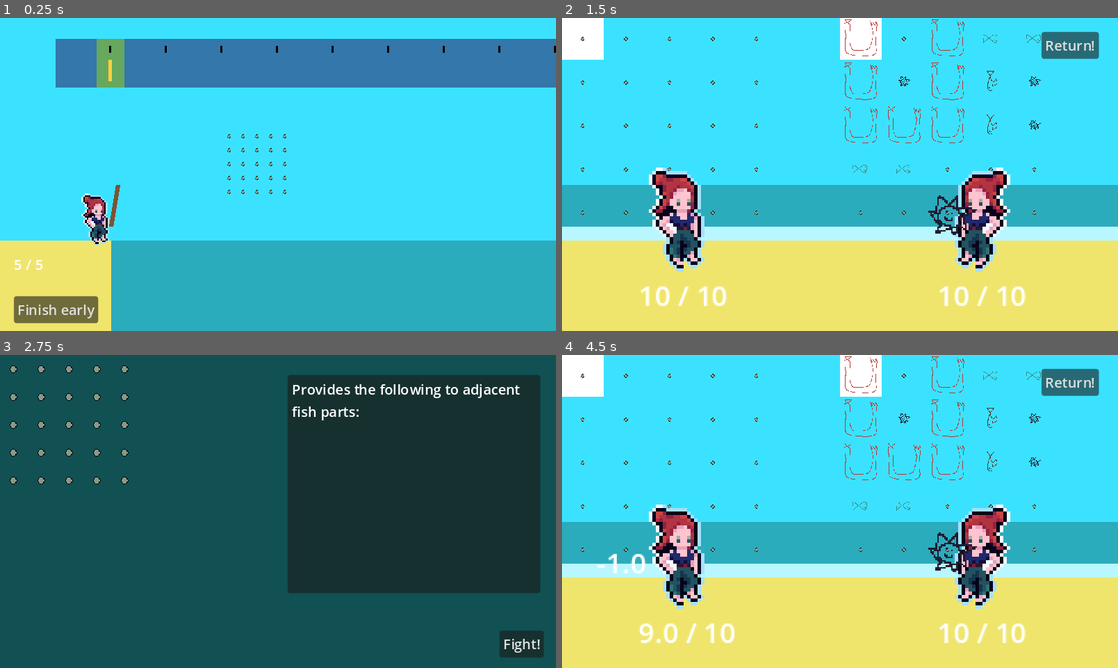
Above: before the commit, frames 1-4 (two rows, left to right).
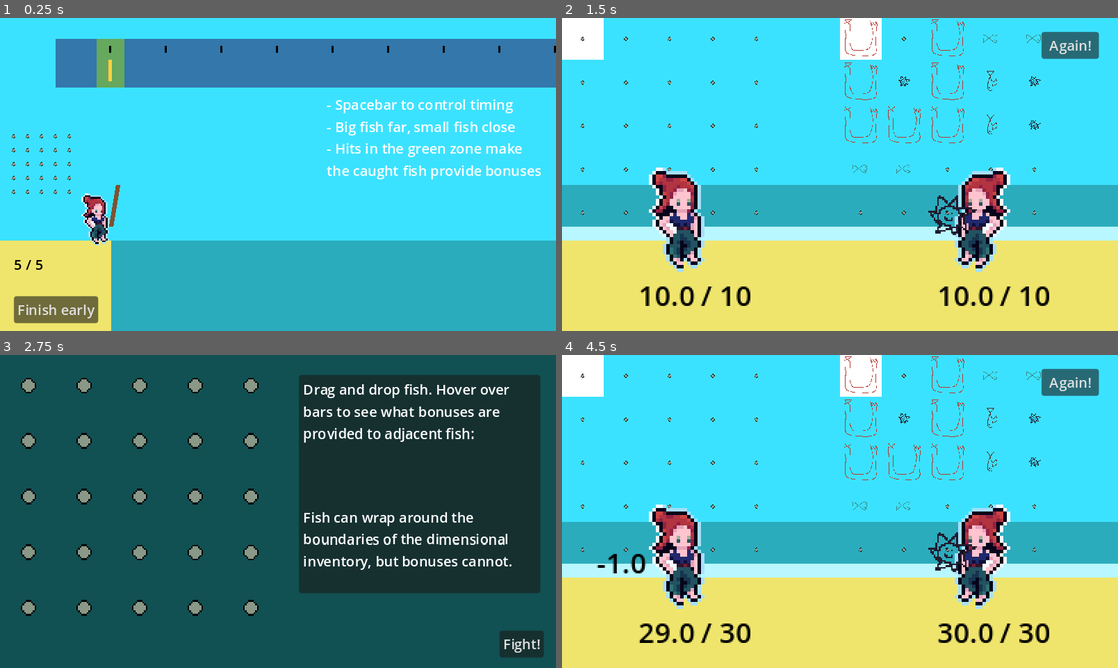
Above: after the commit, the same moments.

Repository: sandsq/fishfashionfight
Game: Godot game, scene res://fishing.tscn
Two runs of this game, one before a commit and one after it. Both use one fixed random seed, a clock stepped at 60 frames per second and the inputs below.
Inputs:
- Up to frame 1 (0.25 s): no input
- Up to frame 2 (1.5 s): click "Finish early" at 0.5 s; click "Fight!" at 1.25 s
- Up to frame 3 (2.75 s): click "Return!" (after the commit: "Again!") at 2 s
- Up to frame 4 (4.5 s): click "Fight!" at 2.75 s; click "Return!" (after the commit: "Again!") at 3.5 s; click "Fight!" at 4.25 s

The runs differ from the first frame. In frame 1, 2.3% of the frame differs, in the area x 2-98%, y 26-81%; in frame 2, 1.4%; in frame 3, 7.7%, in the area x 1-94%, y 3-84%; in frame 4, 1.8%.

Commit message:
Add damage amplication if a round of inventory is gone through to address potential stalemates

Diff:
--- a/battle.gd
+++ b/battle.gd
@@ -9,6 +9,8 @@
 var placeholder_texture = preload("res://assets/inventory_placeholder.png")
 var inventory_display_highlighter = null
 var enemy_inventory_display_highlighter = null
+var player_damage_mult = 1.0
+var enemy_damage_mult = 1.0
 
 @onready var inventory_display = $InventoryDisplay
 @onready var enemy_inventory_display = $EnemyInventoryDisplay
@@ -50,6 +52,7 @@
 		execute_actions(enemy, player, enemy_inventory_display, enemy_inventory_display_highlighter)
 
 
+
 func execute_actions(character, opponent, display, indicator):
 	var info_label_to_use = info_label if character.name == "Player" else enemy_info_label
 	var current_fish_ind = 0
@@ -61,8 +64,12 @@
 			for s in synergies_activated:
 				if s != {}:
 					info_label_to_use.text += str(s)
-
-			await character.draw_weapon(fish_part)
+			var damage_mult = 1.0
+			if character.name == "Player":
+				damage_mult = player_damage_mult
+			if character.name == "Enemy":
+				damage_mult = enemy_damage_mult
+			await character.draw_weapon(fish_part, damage_mult)
 			await character.attack(opponent.global_position + Vector2(50, 50))
 			character.weapon.texture = null
 			info_label_to_use.text = ""
@@ -71,6 +78,12 @@
 		await get_tree().create_timer(
 				character.character_stats.attack_speed).timeout
 		current_fish_ind += 1
+	if character.name == "Player":
+		player_damage_mult += 0.1
+		executing_player_attacks = false
+	if character.name == "Enemy":
+		enemy_damage_mult += 0.1
+		executing_enemy_attacks = false
 
 
 
@@ -98,5 +111,6 @@
 	return indicator
 
 func _on_button_pressed():
+	GS.level += 1
 	self.visible = false
 	previous_scene.visible = true
--- a/battle.tscn
+++ b/battle.tscn
@@ -77,19 +77,21 @@
 offset_top = 16.0
 offset_right = 618.0
 offset_bottom = 47.0
-text = "Return!"
+text = "Again!"
 
 [node name="InfoLabel" type="Label" parent="."]
 offset_left = 8.0
 offset_top = 335.0
 offset_right = 48.0
 offset_bottom = 358.0
+theme_override_colors/font_color = Color(0, 0, 0, 1)
 
 [node name="EnemyInfoLabel" type="Label" parent="."]
 offset_left = 384.0
 offset_top = 335.0
 offset_right = 424.0
 offset_bottom = 358.0
+theme_override_colors/font_color = Color(0, 0, 0, 1)
 
 [connection signal="pressed" from="Button" to="." method="_on_button_pressed"]
 
--- a/character.gd
+++ b/character.gd
@@ -18,6 +18,8 @@
 		weapon.set_position(Vector2(8, 0))
 	else:
 		weapon.set_position(Vector2(56, 0))
+	character_stats.current_health = character_stats.current_health
+	character_stats.max_health = character_stats.max_health
 
 func _process(_delta):
 	if Input.is_action_just_pressed("attack"):
@@ -25,8 +27,8 @@
 			print("dummy attack for testing purposes")
 			attack(Vector2(290, 150))
 
-func draw_weapon(fish_part, duration=0.25):
-	weapon.set_weapon_damage(fish_part.damage)
+func draw_weapon(fish_part, damage_mult = 1.0, duration=0.25):
+	weapon.set_weapon_damage(fish_part.damage * damage_mult)
 	weapon.set_position(Vector2(16, 32))
 	await get_tree().create_timer(duration).timeout
 	weapon.texture = fish_part.get_parent_fish().texture
--- a/character.tscn
+++ b/character.tscn
@@ -80,6 +80,7 @@
 offset_top = 64.0
 offset_right = 60.0
 offset_bottom = 87.0
+theme_override_colors/font_color = Color(0, 0, 0, 1)
 text = "10 / 10"
 
 [node name="DamageLabel" type="Label" parent="."]
@@ -87,6 +88,7 @@
 offset_top = 24.0
 offset_right = 4.0
 offset_bottom = 47.0
+theme_override_colors/font_color = Color(0, 0, 0, 1)
 
 [node name="AnimationPlayer" type="AnimationPlayer" parent="."]
 libraries = {
--- a/character_stats.gd
+++ b/character_stats.gd
@@ -5,7 +5,7 @@
 signal health_changed(new_health)
 signal no_health
 
-@export var max_health: int = 10:
+@export var max_health: int = 10 * GS.level:
 	set(new_max_health):
 		max_health = new_max_health
 		if current_health != null:
--- a/character_stats.tscn
+++ b/character_stats.tscn
@@ -4,3 +4,8 @@
 
 [node name="CharacterStats" type="Node2D"]
 script = ExtResource("1_h0bff")
+max_health = null
+attack_speed = null
+fishing_accuracy = null
+fishing_inaccuracy = null
+max_fish_allowed = null
--- a/fishing.gd
+++ b/fishing.gd
@@ -56,10 +56,9 @@
 
 
 func _ready():
-
+	add_child(inventory_display)
 	inventory_display.scale = Vector2(0.5, 0.5)
-	inventory_display.global_position = Vector2(256, 128)
-	add_child(inventory_display)
+	inventory_display.global_position = Vector2(8, 128)
 	inventory = inventory_display.inventory
 	inventory.fishes_changed.connect(inventory_display._on_fishes_changed)
 	inventory.adding_failed.connect(_on_adding_failed)
@@ -150,6 +149,7 @@
 		casting_position = a[1]
 		print("\thit was accurate, accuracy %s, final pos %s"
 				% [rolled_accuracy, casting_position])
+		info_label.text = "Accurate hit, randomness factor %s, distance %s" % [snapped(rolled_accuracy, 0.1), round(casting_position)]
 		hit_was_accurate = true
 	elif timing_bar.position.x + timing_bar.size.x < good_margin.position.x:
 		var undershot_percentage = (x_offset - (good_margin.position.x \
@@ -162,6 +162,7 @@
 		casting_position = a[1]
 		print("\thit undershot (left) by %s, added inaccuracy %s, final pos %s"
 				% [undershot_percentage, rolled_inaccuracy, casting_position])
+		info_label.text = "Undershot, randomness factor %s, distance %s" % [snapped(rolled_inaccuracy, 0.1), round(casting_position)]
 	elif timing_bar.position.x > good_margin.position.x + good_margin.size.x:
 		var overshot_percentage = (timing_bar.position.x -
 				(good_margin.position.x + good_margin.size.x)) / right_distance
@@ -172,6 +173,7 @@
 		casting_position = a[1]
 		print("\thit overshot (right) by %s, inaccuracy %s, final pos %s"
 				% [overshot_percentage, rolled_inaccuracy, casting_position])
+		info_label.text = "Overshot, randomness factor %s, distance %s" % [snapped(rolled_inaccuracy, 0.1), round(casting_position)]
 
 	emit_signal("timing_round_finished")
 
@@ -183,6 +185,7 @@
 	casting_position = x_offset + right_distance * rolled_inaccuracy
 	print("\trandom inaccuracy %s, final pos %s"
 			% [rolled_inaccuracy, casting_position])
+	info_label.text = "Random cast, randomness factor %s, distance %s" % [snapped(rolled_inaccuracy, 0.1), round(casting_position)]
 	emit_signal("timing_round_finished")
 
 func process_timing_bar_moving_left_finished():
@@ -195,6 +198,7 @@
 	casting_position = a[1]
 	print("\tleft end, extreme undershoot %s, final pos %s"
 			% [rolled_inaccuracy, casting_position])
+	info_label.text = "Extreme potential undershoot, randomness factor %s, distance %s" % [snapped(rolled_inaccuracy, 0.1), round(casting_position)]
 	emit_signal("timing_round_finished")
 
 func roll_fish(cast_duration = 0.5):
@@ -212,7 +216,7 @@
 	input_allowed = false
 	tween.play()
 	await tween.finished
-	var fish_size_index = floor(((casting_position - fishing_bar_global_pos.x) / fishing_bar_size.x) * available_fish.size())
+	var fish_size_index = min(floor(((casting_position - fishing_bar_global_pos.x) / fishing_bar_size.x) * available_fish.size()), available_fish.size() - 1) # exact dimensions are annoying to keep track of because of things with thickness, timing bar offset, etc., so just use this hack
 	var fish_size_options = available_fish[fish_size_index]
 	var fish_size_options_index = randi_range(0, fish_size_options.size() - 1)
 	var chosen_fish = fish_size_options[fish_size_options_index].instantiate()
@@ -233,8 +237,8 @@
 	fishing_line.remove_child(fish_sprite)
 
 	var synergy = null
-	var fish_part_synergy = -1
-	var fish_part_synergy_side = -1
+	#var fish_part_synergy = -1
+	#var fish_part_synergy_side = -1
 	#func add_fish_to_inventory(fish_to_add, synergy, fish_part_synergy_target: int, fish_part_synergy_side: int):
 	if hit_was_accurate:
 		synergy = Synergy.instantiate()
@@ -260,8 +264,8 @@
 	get_tree().root.add_child(new_scene)
 	#new_scene.call_deferred("remove_child", new_scene.player_display)
 	new_scene.player_display.queue_free()
-	inventory_display.scale = Vector2(1.0, 1.0)
-	inventory_display.global_position = Vector2.ZERO
+	inventory_display.global_position = Vector2(2, 2)
+	inventory_display.scale = Vector2(2.0, 2.0)
 	remove_child(inventory_display)
 	new_scene.add_child(inventory_display)
 	new_scene.player_display = inventory_display
--- a/fishing.tscn
+++ b/fishing.tscn
@@ -127,14 +127,16 @@
 [node name="InfoLabel" type="Label" parent="."]
 offset_left = 112.0
 offset_top = 88.0
-offset_right = 152.0
-offset_bottom = 111.0
+offset_right = 360.0
+offset_bottom = 184.0
+autowrap_mode = 2
 
 [node name="FishRemainingLabel" type="Label" parent="."]
 offset_left = 16.0
 offset_top = 272.0
 offset_right = 56.0
 offset_bottom = 295.0
+theme_override_colors/font_color = Color(0, 0, 0, 1)
 text = "5 / 5"
 
 [node name="FinishFishingButton" type="Button" parent="."]
@@ -144,4 +146,14 @@
 offset_bottom = 328.0
 text = "Finish early"
 
+[node name="Instructions" type="Label" parent="."]
+offset_left = 376.0
+offset_top = 88.0
+offset_right = 632.0
+offset_bottom = 240.0
+text = "- Spacebar to control timing
+- Big fish far, small fish close
+- Hits in the green zone make the caught fish provide bonuses"
+autowrap_mode = 2
+
 [connection signal="pressed" from="FinishFishingButton" to="." method="_on_finish_fishing_button_pressed"]
--- a/global_utils.gd
+++ b/global_utils.gd
@@ -8,6 +8,8 @@
 static var Synergy = preload("res://synergy.tscn")
 static var inactive_synergy_color = Plane(0.5, 0.5, 0.5, 0.5)
 static var active_synergy_color = Plane(0.2, 0.8, 0.6, 0.5)
+
+static var level: int = 1
 
 static func grid_to_index(grid_pos: Vector2) -> int:
 	var i = grid_pos.y * INVENTORY_ROWS + grid_pos.x
--- a/inventory/inventory.gd
+++ b/inventory/inventory.gd
@@ -54,13 +54,16 @@
 				#print("\tadding fish part %s" % fish_parts[fish_part_index])
 				inventory_fish_parts[new_abs_inds[fish_part_index]] \
 						= fish_parts[fish_part_index]
+
 			var rand_ind = rng.randi_range(0, fish_parts.size() - 1)
 			var rand_fish_part = fish_parts[rand_ind]
 			var rand_fish_part_abs_ind = new_abs_inds[rand_ind]
 			var is_valid_synergy_placement = false
 			var fallback_counter = 0
 			var rand_side = 0
-			while not is_valid_synergy_placement:
+			# synergy won't change at this point,
+			# but this can check if we should even do these next steps
+			while synergy != null and not is_valid_synergy_placement:
 				rand_side = rng.randi_range(0, 4)
 				if rand_side == 0:
 					# slot above this fish part will be # rows back
@@ -83,6 +86,7 @@
 						is_valid_synergy_placement = true
 				fallback_counter += 1
 				if fallback_counter >= 10:
+					print("hitting fallback")
 					break
 			if is_valid_synergy_placement:
 				rand_fish_part.set_adjacent_synergy_to_provide(
--- a/inventory/inventory_container.gd
+++ b/inventory/inventory_container.gd
@@ -11,6 +11,7 @@
 	player_display.received_hover_signal_from_slot.connect(_change_info)
 
 func _on_change_scene_button_pressed():
+
 	var old_scene = player_display
 	var new_scene = battle_scene.instantiate()
 	new_scene.previous_scene = old_scene
--- a/inventory/inventory_container.tscn
+++ b/inventory/inventory_container.tscn
@@ -31,7 +31,7 @@
 
 [node name="InfoPanel" type="PanelContainer" parent="."]
 layout_mode = 0
-offset_left = 331.0
+offset_left = 344.0
 offset_top = 23.0
 offset_right = 622.0
 offset_bottom = 274.0
@@ -49,13 +49,18 @@
 [node name="Label" type="Label" parent="InfoPanel/MarginContainer/VBoxContainer"]
 custom_minimum_size = Vector2(100, 30)
 layout_mode = 2
-text = "Provides the following to adjacent fish parts:"
+text = "Drag and drop fish. Hover over bars to see what bonuses are provided to adjacent fish:"
 autowrap_mode = 2
 
 [node name="InfoLabel" type="Label" parent="InfoPanel/MarginContainer/VBoxContainer"]
 unique_name_in_owner = true
-custom_minimum_size = Vector2(32, 32)
+custom_minimum_size = Vector2(32, 64)
 layout_mode = 2
 autowrap_mode = 2
 
+[node name="Label2" type="Label" parent="InfoPanel/MarginContainer/VBoxContainer"]
+layout_mode = 2
+text = "Fish can wrap around the boundaries of the dimensional inventory, but bonuses cannot."
+autowrap_mode = 2
+
 [connection signal="pressed" from="ChangeSceneButton" to="." method="_on_change_scene_button_pressed"]
--- a/inventory/inventory_slot_display.gd
+++ b/inventory/inventory_slot_display.gd
@@ -81,8 +81,7 @@
 				synergy.attached_to = self
 				var synergy_collision_shape = CollisionShape2D.new()
 				var synergy_shape = RectangleShape2D.new()
-				print("synergy %s, synergy shape %s, data %s"
-						% [synergy, synergy_shape, synergy.synergy_data])
+
 				var center = Vector2(GS.GRID_SIZE / 2.0, GS.GRID_SIZE / 2.0)
 				var offset = 12
 				var horz_shape = Vector2(16, 12)
@@ -97,6 +96,7 @@
 					synergy.set_position(center + Vector2(0, -offset))
 					single_edge_info = Plane(1, 0, 0, 0)
 					shader_edges = Plane(shader_edges.x + 1, shader_edges.y, shader_edges.z, shader_edges.d) # ensure all edges of a fish get indicated
+					print("about to create shader for slot %s, synergy %s, synergy shape %s, data %s, on side %s" % [get_index(), synergy, synergy_shape, synergy.synergy_data, i])
 					create_shader(fish_part_texture_rect, shader_edges,
 							inactive_colors, texture_region.position)
 				elif i == 1:
@@ -104,13 +104,17 @@
 					synergy.set_position(center + Vector2(offset, 0))
 					shader_edges = Plane(shader_edges.x, shader_edges.y + 1, shader_edges.z, shader_edges.d)
 					single_edge_info = Plane(0, 1, 0, 0)
+					print("about to create shader for slot %s, synergy %s, synergy shape %s, data %s, on side %s" % [get_index(), synergy, synergy_shape, synergy.synergy_data, i])
 					create_shader(fish_part_texture_rect, shader_edges,
 							inactive_colors, texture_region.position)
+
 				elif i == 2:
 					single_edge_info = Plane(0, 0, 1, 0)
 					synergy_shape.size = horz_shape
 					synergy.set_position(center + Vector2(0, offset))
 					shader_edges = Plane(shader_edges.x, shader_edges.y, shader_edges.z + 1, shader_edges.d)
+					print("about to create shader for slot %s, synergy %s, synergy shape %s, data %s, on side %s" % [get_index(), synergy, synergy_shape, synergy.synergy_data, i])
+
 					create_shader(fish_part_texture_rect, shader_edges,
 							inactive_colors, texture_region.position)
 				elif i == 3:
@@ -118,6 +122,7 @@
 					synergy.set_position(center + Vector2(-offset, 0))
 					single_edge_info = Plane(0, 0, 0, 1)
 					shader_edges = Plane(shader_edges.x, shader_edges.y, shader_edges.z, shader_edges.d + 1)
+					print("about to create shader for slot %s, synergy %s, synergy shape %s, data %s, on side %s" % [get_index(), synergy, synergy_shape, synergy.synergy_data, i])
 					create_shader(fish_part_texture_rect, shader_edges,
 							inactive_colors, texture_region.position)
 
@@ -136,6 +141,7 @@
 		fish_part_texture_rect.material.shader = hl_shader
 		fish_part_texture_rect.material.set_shader_parameter("edge", Plane(0, 0, 0, 0))
 		synergy_detector_shape.disabled = true
+		shader_edges = Plane(0, 0, 0, 0)
 		for i in range(4):
 			var provided_synergy = provided_synergies[i]
 			if provided_synergy != null:
@@ -195,6 +201,8 @@
 		icon_preview.texture = fish.texture
 		icon_preview.visible = false
 		icon_preview.material = ShaderMaterial.new()
+		icon_preview.scale = Vector2(2.0, 2.0)
+		icon_preview.position = Vector2(-32, -32)
 		#create_shader(icon_preview, Plane(1, 1, 1, 1), Plane(1.0, 0.5, 0.4, 0.5), Vector2.ZERO)
 		drag_preview.add_child(icon_preview)
 
@@ -295,8 +303,8 @@
 
 func _on_synergy_detector_exited(area):
 	print("removing candidate for synergy, I am index %s" % [get_index()])
-	for s in associated_fish_part.received_synergy_data:
-		print(area.edge_info)
+	#for s in associated_fish_part.received_synergy_data:
+		#print(area.edge_info)
 	set_colors_cascading(area.attached_to.fish_part_texture_rect, area.edge_info, GS.inactive_synergy_color)
 	associated_fish_part.set_received_synergy_data({}, plane_to_index(area.edge_info))
 
